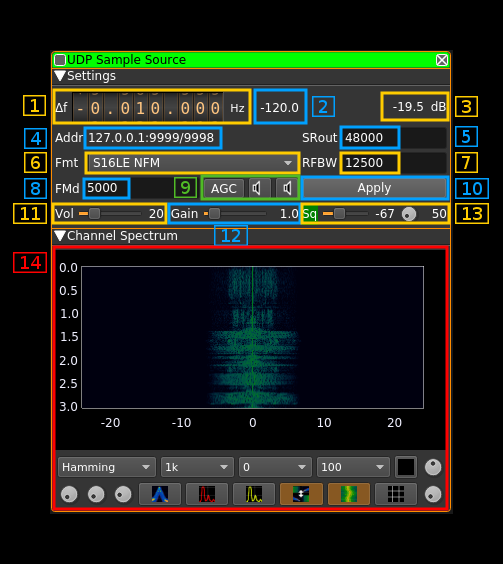
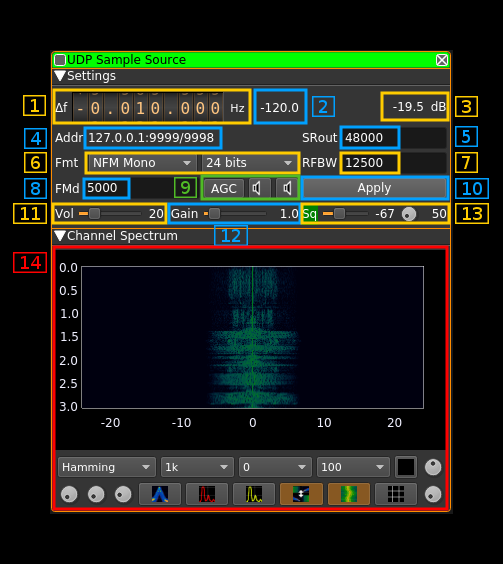
Layer changes from the first 503px x 564px image to the second:
added layer "Patch_01" above "2017-08-25-231044_1534x524_scrot.png" over <box>93,154,247,172</box>
